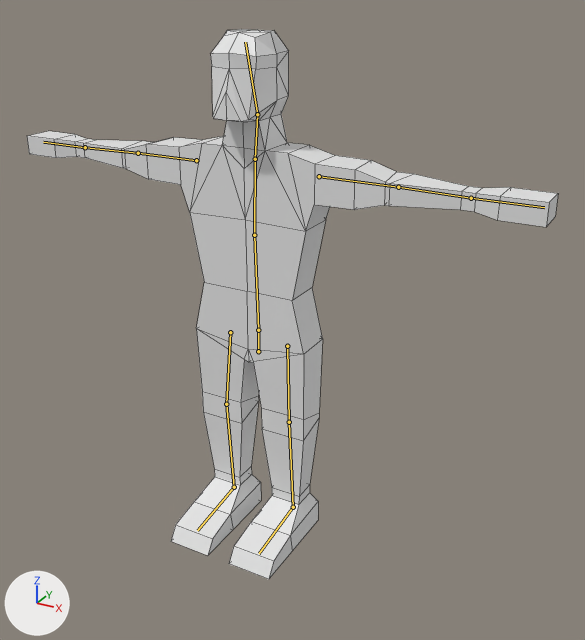
The Blender file Assets/Blends/Human.blend as it was, and as the next commit left it.
Camera for both pictures: a 50 mm lens placed at (1.44, -2.36, 2.09), pointed at (0.16, -0.03, 0.93). Every picture has the same lights, and +X, +Y and +Z are marked at lower left. The bones that bend it are drawn over the model as lines. Mesh edges are drawn as thin lines.

Names of what the first picture shows: 'HumanMesh'.
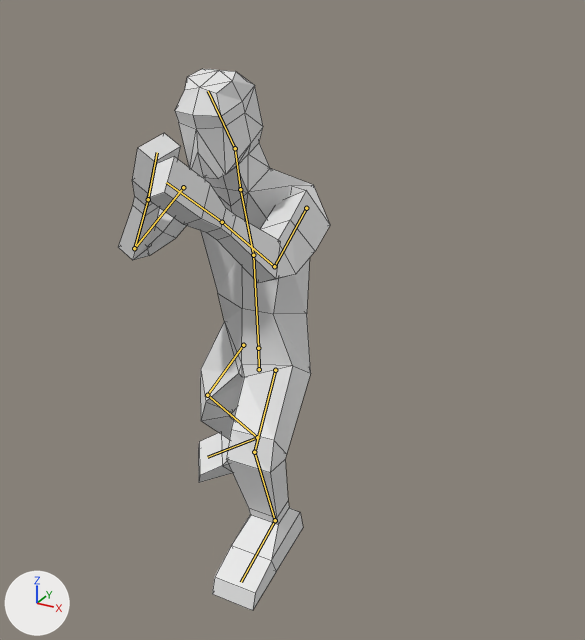
The newer file adds an action. The first version stands in its rest pose; the second is drawn at frame 50 of the action 'FightHookR'.

Pixel boxes (x1, y1, x2, y2) of what changed, in the pictures (585 x 640 px):
'HumanMesh', posed (60% narrower): before (27, 29, 558, 579); after (118, 69, 330, 611)
bone 'Pelvis', root to tip: before (258, 351) to (258, 330); after (259, 369) to (258, 348)
bone 'Stomach', root to tip: before (258, 330) to (254, 235); after (258, 348) to (253, 255)
bone 'Chest', root to tip: before (254, 235) to (255, 159); after (253, 255) to (240, 189)
bone 'UArm.r', root to tip: before (196, 160) to (138, 153); after (183, 187) to (134, 248)
bone 'LArm.r', root to tip: before (138, 153) to (85, 147); after (134, 248) to (148, 199)
bone 'UArm.l', root to tip: before (319, 176) to (398, 187); after (306, 208) to (274, 266)
bone 'LArm.l', root to tip: before (398, 187) to (471, 198); after (274, 266) to (222, 222)
bone 'ULeg.r', root to tip: before (230, 332) to (226, 404); after (243, 345) to (207, 395)
bone 'LLeg.r', root to tip: before (226, 404) to (234, 487); after (207, 395) to (257, 437)
bone 'ULeg.l', root to tip: before (287, 346) to (289, 422); after (275, 370) to (254, 452)
bone 'LLeg.l', root to tip: before (289, 422) to (293, 507); after (254, 452) to (275, 520)

The edits, one by one:
Bone 'Pelvis' (bone_pelvis) moves from (0.0, 0.0, 0.0) to (0.0, -0.076, 0.0).
Bone 'Pelvis' (bone_pelvis) turns from (0, 0, 0) to (0, -30, 0) degrees about its own x, y and z.
Bone 'Stomach' (bone_stomach) turns from (0, 0, 0) to (0, 10, 0) degrees about its own x, y and z.
Bone 'Chest' (bone_chest) turns from (0, 0, 0) to (20, 20, 0) degrees about its own x, y and z.
Bone 'UArm.r' (bone_uarm_r) turns from (0, 0, 0) to (54, 7, 62) degrees about its own x, y and z.
Bone 'LArm.r' (bone_larm_r) turns from (0, 0, 0) to (125, 0, 0) degrees about its own x, y and z.
Bone 'UArm.l' (bone_uarm_l) turns from (0, 0, 0) to (84, 1, -65) degrees about its own x, y and z.
Bone 'LArm.l' (bone_larm_l) turns from (0, 0, 0) to (70, 0, 0) degrees about its own x, y and z.
Bone 'ULeg.r' (bone_uleg_r) turns from (0, 0, 0) to (17, 22, -18) degrees about its own x, y and z.
Bone 'LLeg.r' (bone_lleg_r) turns from (0, 0, 0) to (-52, -1, -12) degrees about its own x, y and z.
Bone 'ULeg.l' (bone_uleg_l) turns from (0, 0, 0) to (36, -33, 6) degrees about its own x, y and z.
Bone 'LLeg.l' (bone_lleg_l) turns from (0, 0, 0) to (-55, -1, -3) degrees about its own x, y and z.
